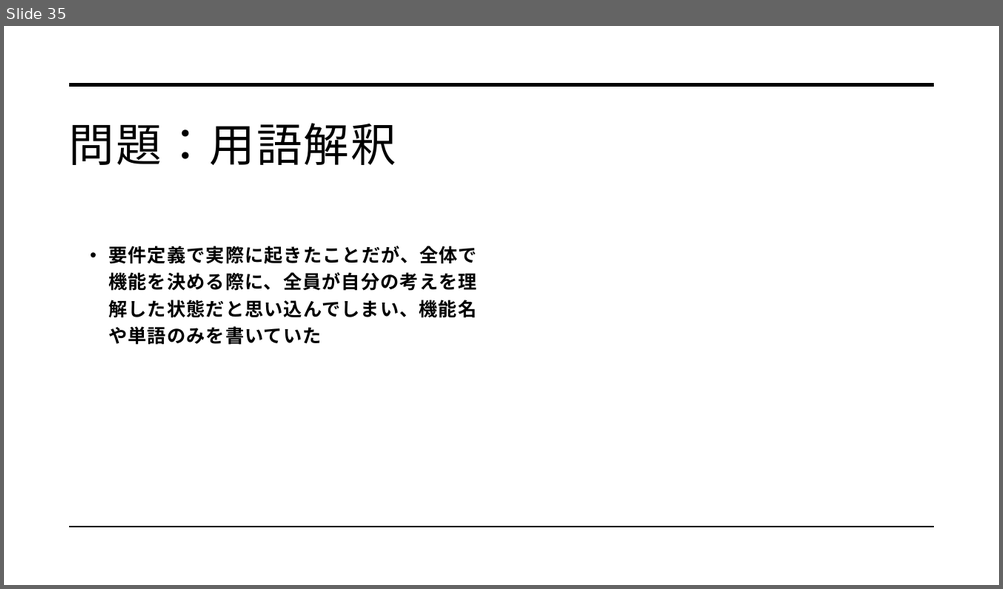
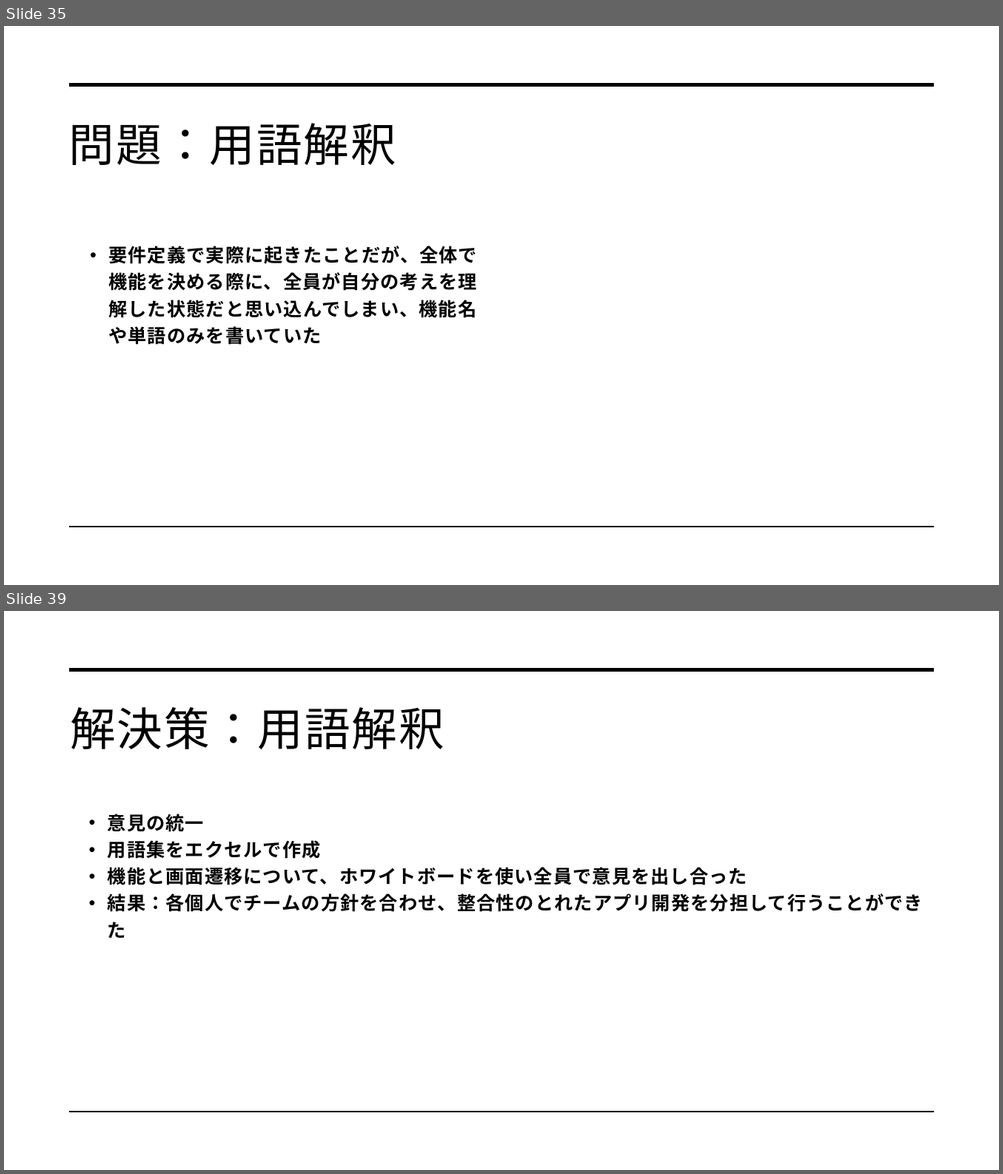
Before and after one commit to dojo2022/C-3, a slide deck: C-3_配布資料/0630_C3_発表資料.pptx. Shown one above the other, each under a label of ours: slide 35 before the commit, slides 35 and 39 after it; the slides between them are not shown. The pictures are 1003x589 and 1003x1174 pixels, drawn with LibreOffice and Linux fonts; fonts in the diff are those of the drawing. Boxes give left, top, right and bottom in pixels: in the first picture for what was removed or moved away, otherwise in the second. Text is boxed around its words. In the diff, an @@ line names an element or a change of style, - is before the commit and + after.

```diff
--- a/C-3_配布資料/0630_C3_発表資料.pptx
+++ b/C-3_配布資料/0630_C3_発表資料.pptx
@@ slide 39 added at (4,611,999,1170), background #FFFFFF; not listed: 2 template elements that a slide beside it also shows @@
@@ title added at (70,707,444,749), 44 pt, text #000000 @@
+解決策：用語解釈
@@ text added at (108,814,922,938), 18 pt, text #000000, bold @@
+• 意見の統一
+• 用語集をエクセルで作成
+• 機能と画面遷移について、ホワイトボードを使い全員で意見を出し合った
+• 結果：各個人でチームの方針を合わせ、整合性のとれたアプリ開発を分担して行うことができた
```
Also in this commit, not shown: 3 other slides added.
